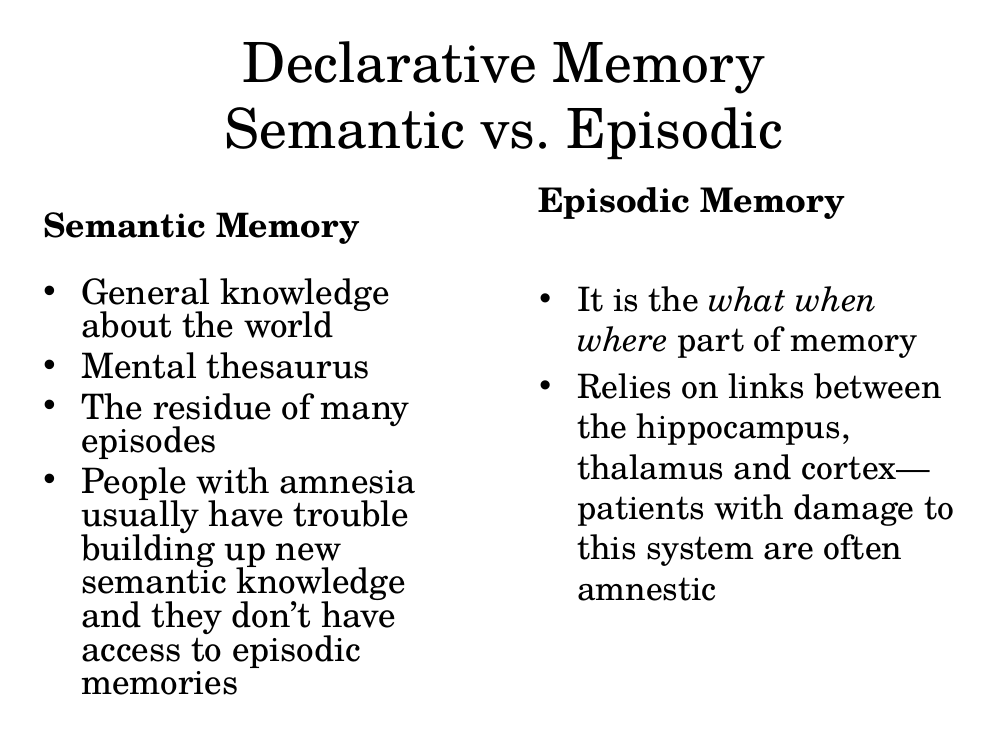
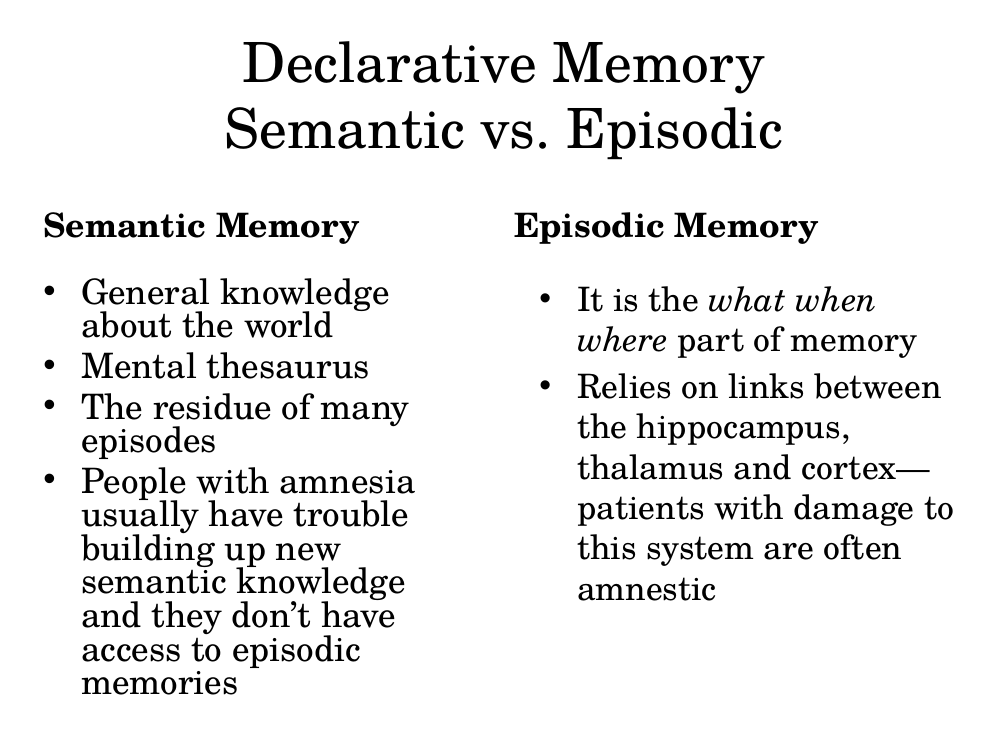
Before and after one commit to Jim-Wright90/cds_663_winter_2021, a slide deck: slide 7 of slides/Week4_Memory_21.pptx (slide 9 before the commit). Drawn at 1008x756 pixels with LibreOffice and Linux fonts; fonts in the diff are those of the drawing. Boxes give left, top, right and bottom in pixels: in the first picture for what was removed or moved away, otherwise in the second. Text is boxed around its words. In the diff, an @@ line names an element or a change of style, - is before the commit and + after.

Commit message:
updates to week 4 memory slides

```diff
--- a/slides/Week4_Memory_21.pptx
+++ b/slides/Week4_Memory_21.pptx
@@ text "Episodic Memory": place and size @@
-text "Episodic Memory" at (538,187,918,358)
+text "Episodic Memory" at (514,212,819,244)
@@ text "Episodic Memory" at (514,212,819,244): size 24.2 to 24 pt @@
```
Also in this commit, not shown: 3 other slides changed, 5 slides removed.
